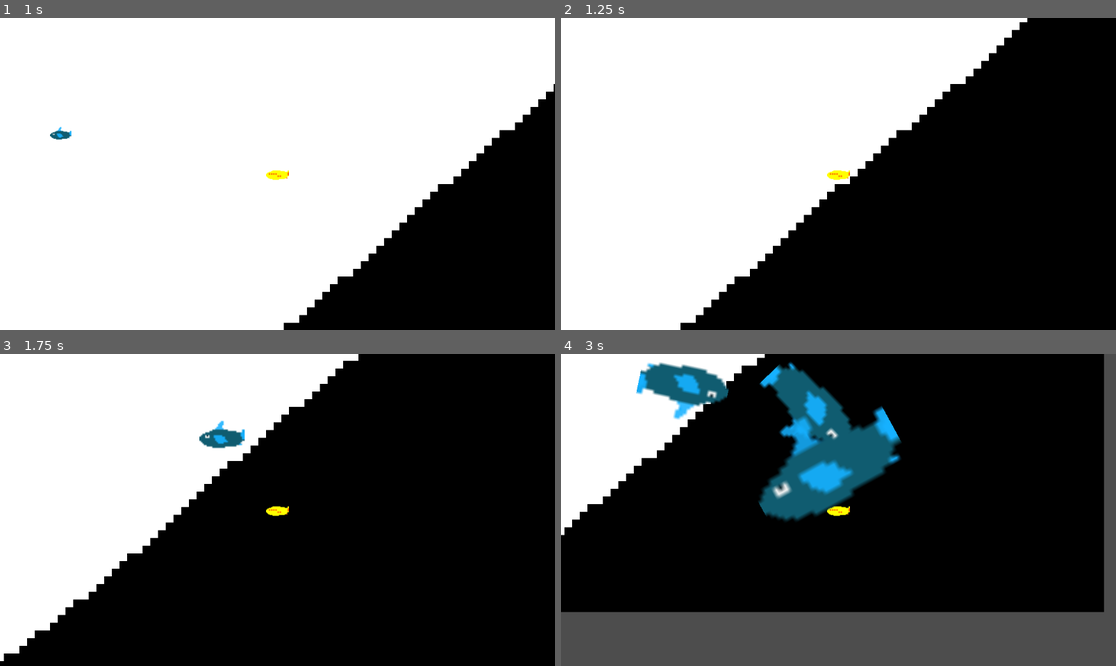
Above: before the commit, frames 1-4 (two rows, left to right).
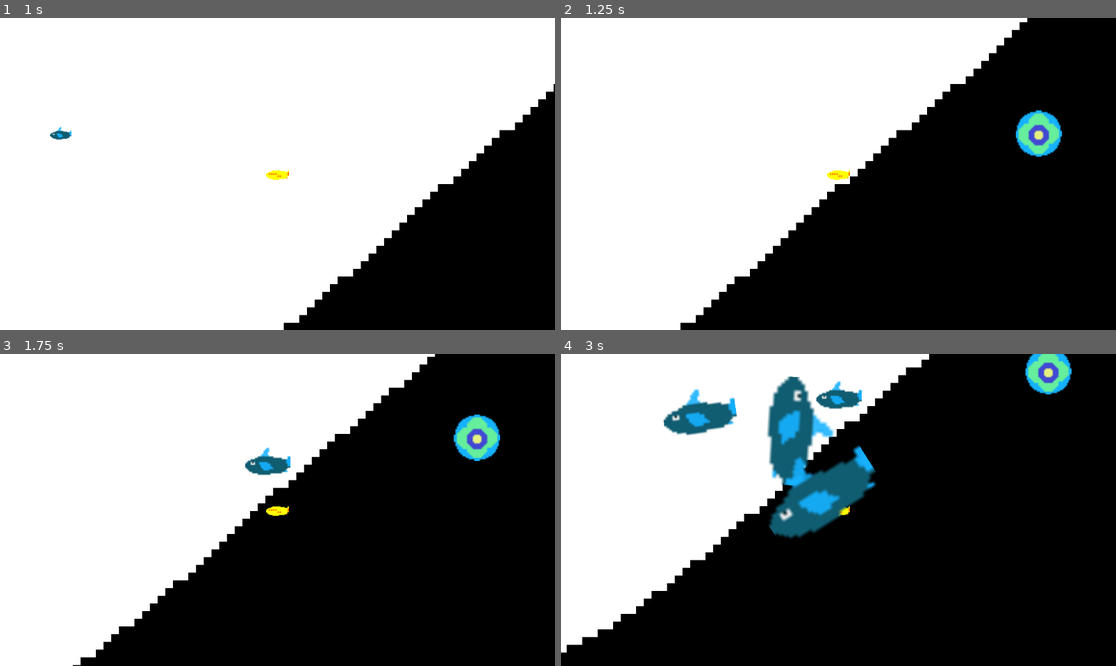
Above: after the commit, the same moments.

Repository: notwhowhat/game-off-2023
Game: Godot game, scene res://main.tscn
The game is run twice, just before and just after one commit, with the same random seed, the same clock (stepped at 60 frames per second) and the same inputs. The engine's default icon, where the game draws it, is replaced by a stand-in: a white triangle on a blue panel in a dark square.
Inputs:
- Up to frame 1 (1 s): tap Enter at 0.5 s; hold D (move_right) from 0.53 s (still down); tap Space (spawn_mob) at 0.6 s
- Up to frame 2 (1.25 s): keep holding D (move_right)
- Up to frame 3 (1.75 s): release D (move_right) at 1.28 s; hold S (move_down) from 1.28 s (still down); tap Space (spawn_mob) at 1.35 s
- Up to frame 4 (3 s): tap Space (spawn_mob) at 2, 2.1, 2.85 s; release S (move_down) at 2.03 s; hold D (move_right) 2.03-2.78 s; hold W (move_up) from 2.78 s (still down)

Frame 1 is identical in both runs. In frame 2, 1.0% of the frame differs, in the area x 81-91%, y 29-45%; in frame 3, 15%; in frame 4, 48%, in the area x 0-100%, y 0-100%.

Commit message:
optimized the generation from some horrible system i found in a tutorial might be a bit unreadable but it should do

Diff:
--- a/cave_generator.gd
+++ b/cave_generator.gd
@@ -21,6 +21,8 @@
 
 var tile_map: TileMap
 var noise = FastNoiseLite.new()
+var prev_gen_tile_coords = {}
+
 
 func _ready():
 	self.tile_map = get_parent() as TileMap
@@ -39,17 +41,23 @@
 
 	var map_pos = tile_map.local_to_map(pos)
 
-	#for x in range(-self.map_width / 2, self.map_width / 2):
-	#	for y in range(-self.map_height / 2, self.map_height / 2):
 	for x in range(self.map_width):
 		for y in range(self.map_height):
-			var noise_pos = self.noise.get_noise_2d(map_pos.x + x - map_width / 2, map_pos.y + y - map_height / 2)
+			var noise_pos
+			var tile_pos = Vector2(map_pos.x + x - map_width / 2, map_pos.y + y - map_height / 2)
+			if tile_pos in prev_gen_tile_coords:
+				noise_pos = prev_gen_tile_coords.get(tile_pos)
+			else:
+				noise_pos = self.noise.get_noise_2d(tile_pos.x, tile_pos.y)
+				prev_gen_tile_coords[tile_pos] = noise_pos
+			#var noise_pos = self.noise.get_noise_2d(tile_pos.x, tile_pos.y)
 			#if noise_pos < self.noise_threshold:
 				#self._set_tile(x + x - pos.x, y + y - pos.y, noise_pos)
-			self._set_tile(map_pos.x + x - map_width / 2, map_pos.y + y - map_height / 2, noise_pos)
+			self._set_tile(tile_pos.x, tile_pos.y, noise_pos)
 				#print(pos.x)
 			#else:
 			#	self._set_tile(map_pos.x + x - map_width / 2, map_pos.y + y - map_height / 2, noise_pos)
+
 
 
 func _set_tile(x, y, noise_pos):
@@ -61,5 +69,5 @@
 
 
 func _on_player_redraw():
-	clear()
+	#clear()
 	generate(player.position)
